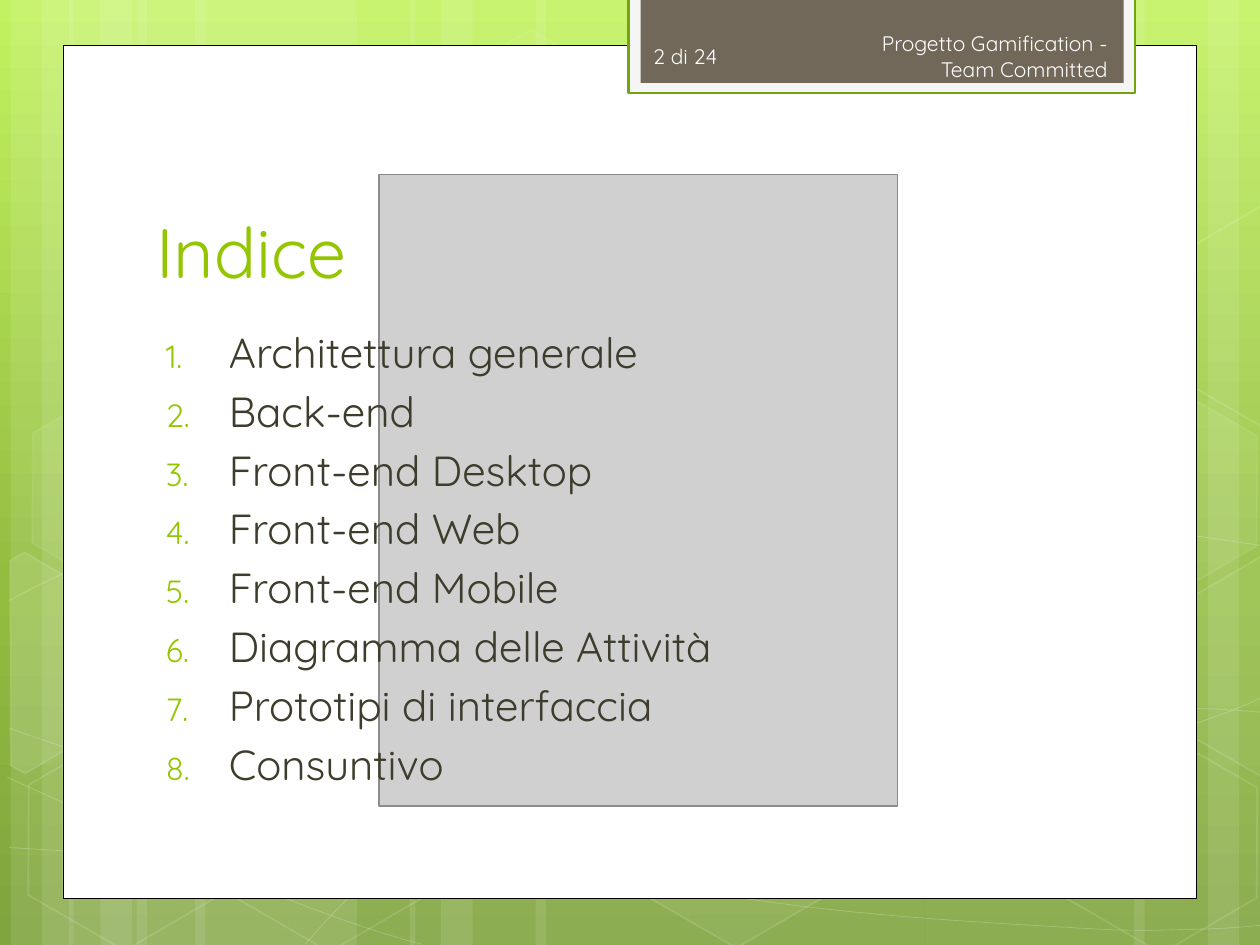
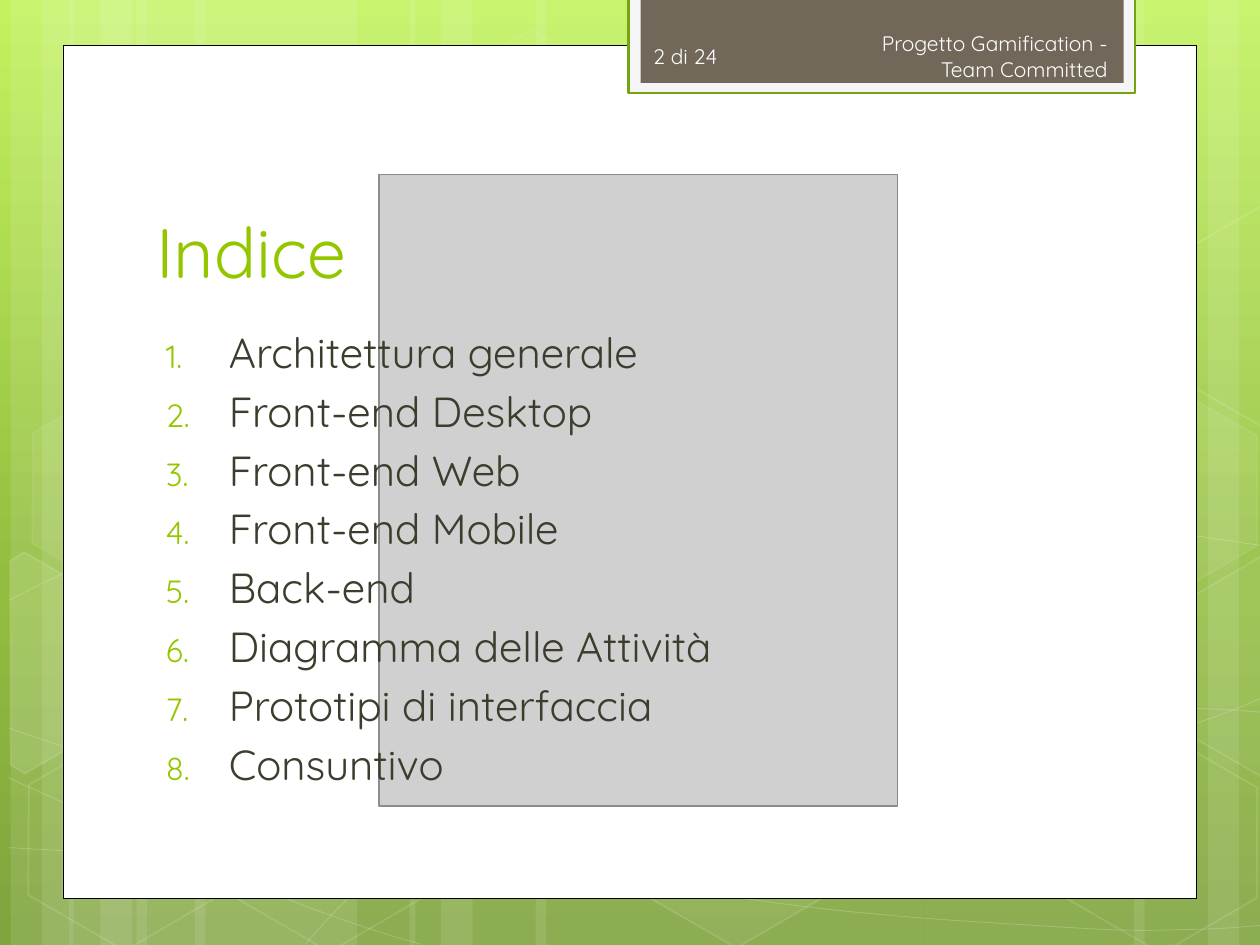
Before and after one commit to TeamCommitted/Team-Committed---Documenti, a slide deck: slide 2 of RP/Esterni/Presentazione/RP-Presentazione.pptx. Drawn at 1260x945 pixels with LibreOffice and Linux fonts; fonts in the diff are those of the drawing; grey boxes stand for pictures. Boxes give left, top, right and bottom in pixels: in the first picture for what was removed or moved away, otherwise in the second. Text is boxed around its words. In the diff, an @@ line names an element or a change of style, - is before the commit and + after.

```diff
--- a/RP/Esterni/Presentazione/RP-Presentazione.pptx
+++ b/RP/Esterni/Presentazione/RP-Presentazione.pptx
@@ text at (229, 384, 415, 438): paragraph removed @@
-2. Back-end
@@ text at (229, 560, 415, 614): paragraph added @@
+5. Back-end
```
Also in this commit, not shown: 10 other slides changed, 2 slides removed, 2 other files.
